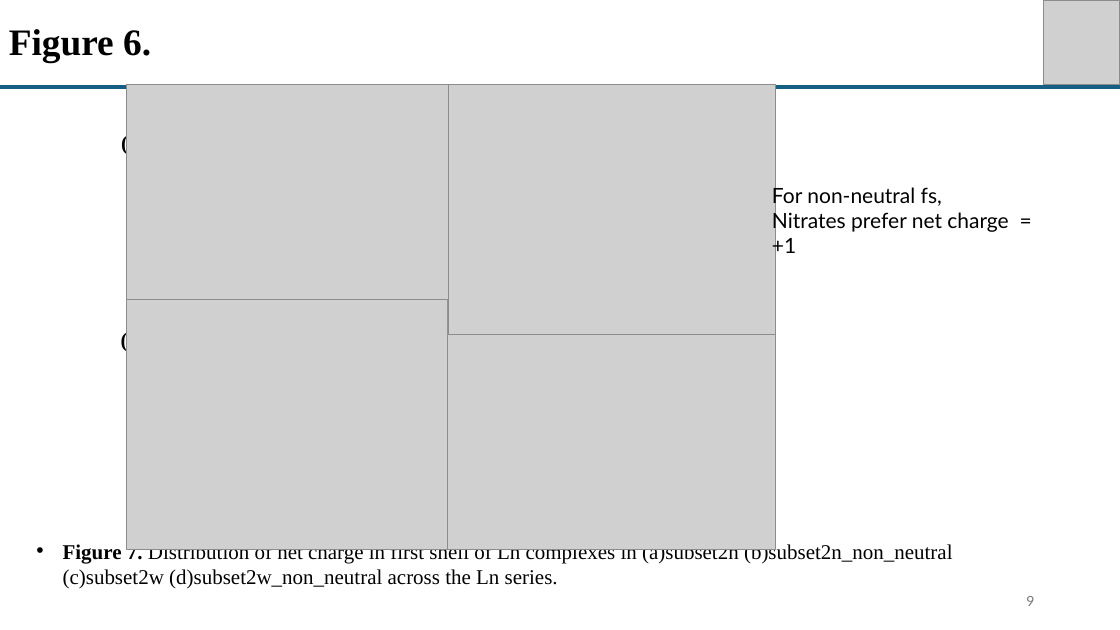
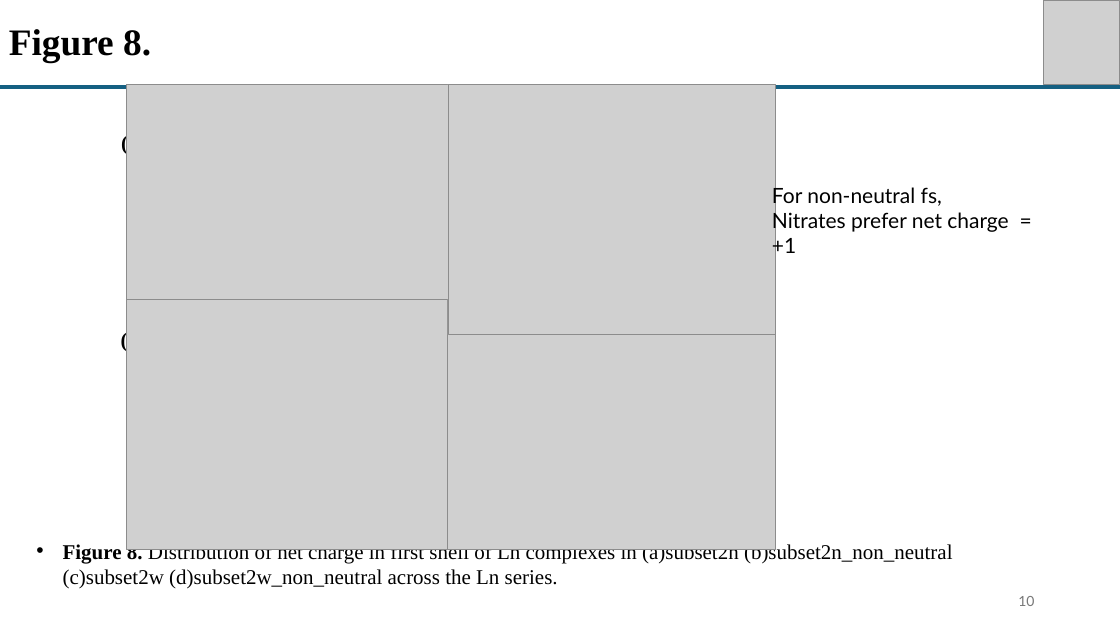
Before and after one commit to sheinlee/nitrate_and_water_in_csd, a slide deck: slide 10 of Figure in paper 2.pptx (slide 9 before the commit). Drawn at 1120x630 pixels with LibreOffice and Linux fonts; fonts in the diff are those of the drawing; grey boxes stand for pictures. Boxes give left, top, right and bottom in pixels: in the first picture for what was removed or moved away, otherwise in the second. Text is boxed around its words. In the diff, an @@ line names an element or a change of style, - is before the commit and + after.

Commit message:
neutral

```diff
--- a/Figure in paper 2.pptx
+++ b/Figure in paper 2.pptx
@@ title at [9, 29, 151, 62]: text changed @@
-Figure 6.
+Figure 8.
@@ text at [63, 542, 953, 589]: text changed @@
-• Figure 7. Distribution of net charge in first shell of Ln complexes in (a)subset2n (b)subset2n_non_neutral (c)subset2w (d)subset2w_non_neutral across the Ln series.
+• Figure 8. Distribution of net charge in first shell of Ln complexes in (a)subset2n (b)subset2n_non_neutral (c)subset2w (d)subset2w_non_neutral across the Ln series.
@@ page number at [1018, 596, 1034, 606]: text changed @@
-9
+10
```
Also in this commit, not shown: 6 other slides changed, 2 slides added, 7 other files.
